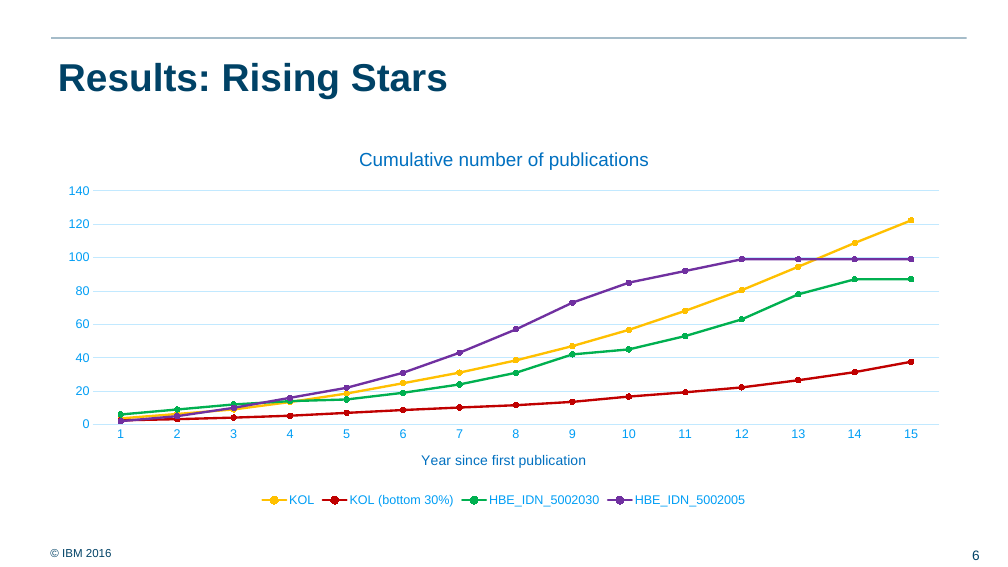
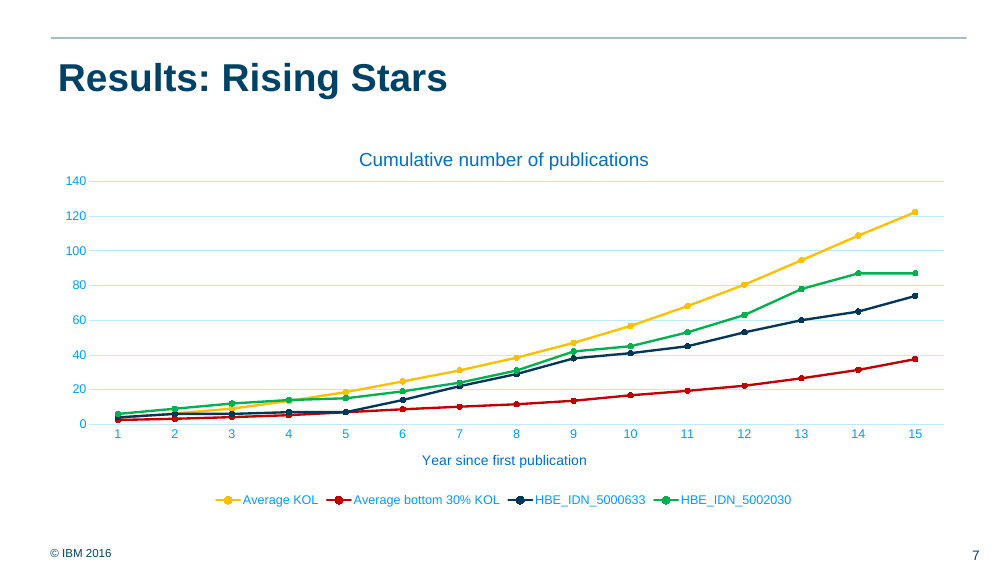
Before and after one commit to ralf0615/Rising_stars, a slide deck: slide 7 of oncology_profile/Slides/Rising_stars_oncology_profiles_update_v1.pptx (slide 6 before the commit). Drawn at 1008x567 pixels with LibreOffice and Linux fonts; fonts in the diff are those of the drawing; background and template pictures are left out. Boxes give left, top, right and bottom in pixels: in the first picture for what was removed or moved away, otherwise in the second. Text is boxed around its words. In the diff, an @@ line names an element or a change of style, - is before the commit and + after.

```diff
--- a/oncology_profile/Slides/Rising_stars_oncology_profiles_update_v1.pptx
+++ b/oncology_profile/Slides/Rising_stars_oncology_profiles_update_v1.pptx
@@ line chart at <box>51,132,958,510</box> @@
-categories: 1.0, 2.0, 3.0, 4.0, 5.0, 6.0, 7.0, 8.0, 9.0, 10.0, 11.0, 12.0, 13.0, 14.0, 15.0
+categories: 1, 2, 3, 4, 5, 6, 7, 8, 9, 10, 11, 12, 13, 14, 15
-KOL: 4, 6, 9, 13, 19, 25, 31, 38, 47, 57, 68, 81, 95, 109, 122
+Average KOL: 4, 6, 9, 13, 19, 25, 31, 38, 47, 57, 68, 81, 95, 109, 122
-KOL (bottom 30%): 2, 3, 4, 5, 7, 9, 10, 12, 14, 17, 19, 22, 26, 31, 38
+Average bottom 30% KOL: 2, 3, 4, 5, 7, 9, 10, 12, 14, 17, 19, 22, 26, 31, 38
-HBE_IDN_5002030: 6, 9, 12, 14, 15, 19, 24, 31, 42, 45, 53, 63, 78, 87, 87
+HBE_IDN_5000633: 4, 6, 6, 7, 7, 14, 22, 29, 38, 41, 45, 53, 60, 65, 74
@@ colour of HBE_IDN_5000633 #00B050 to #003756 @@
-HBE_IDN_5002005: 2, 5, 10, 16, 22, 31, 43, 57, 73, 85, 92, 99, 99, 99, 99
+HBE_IDN_5002030: 6, 9, 12, 14, 15, 19, 24, 31, 42, 45, 53, 63, 78, 87, 87
@@ colour of HBE_IDN_5002030 #7030A0 to #00B050 @@
@@ plot area changed @@
@@ page number at <box>972,550,980,560</box>: text changed @@
-6
+7
```
Also in this commit, not shown: 3 other slides changed, 1 slide added, 1 slide removed, 2 other files.
